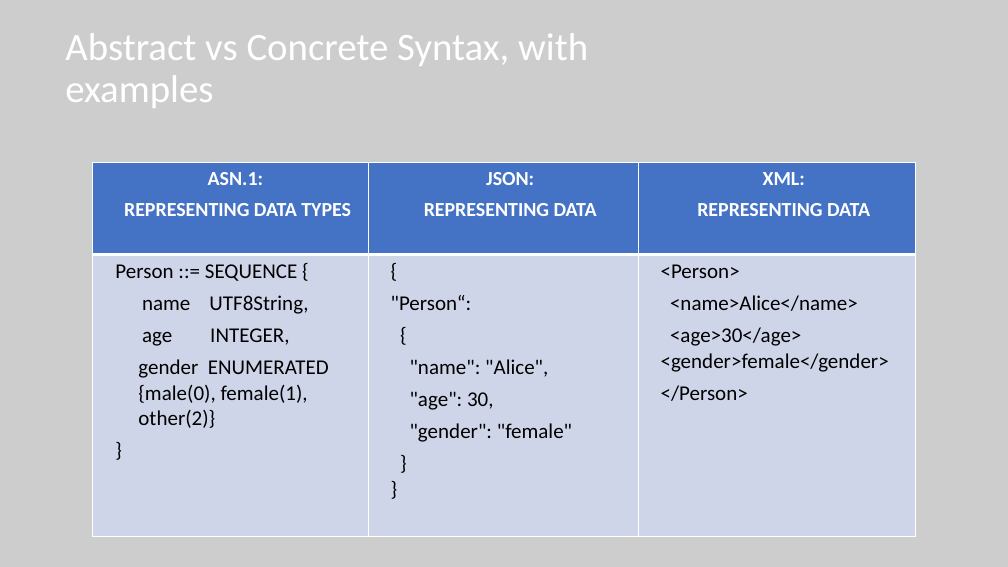
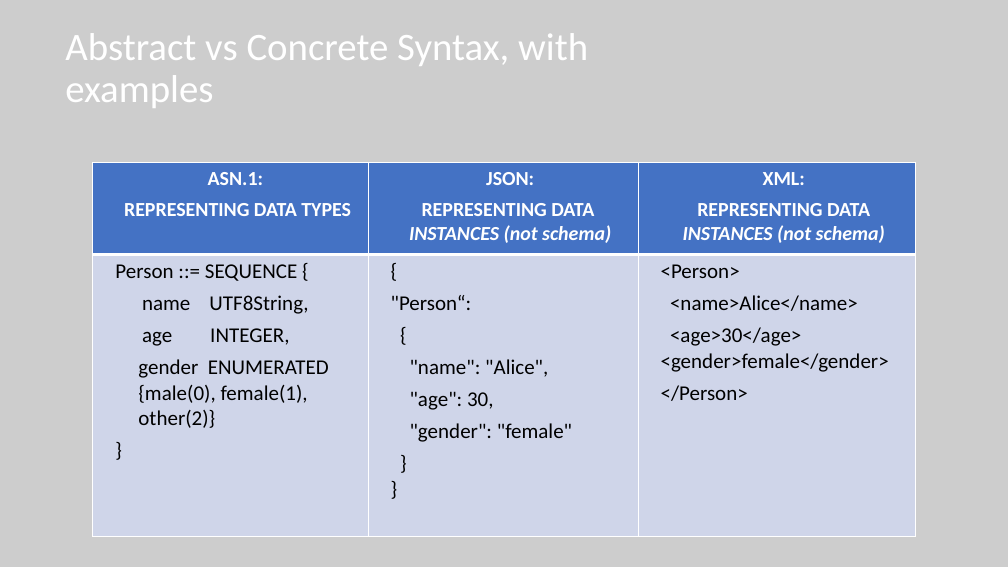
Before and after one commit to lukacassar/hw, a slide deck: slide 65 of CCE2414/1. Networking Foundations.pptx (slide 66 before the commit). Drawn at 1008x567 pixels with LibreOffice and Linux fonts; fonts in the diff are those of the drawing. Boxes give left, top, right and bottom in pixels: in the first picture for what was removed or moved away, otherwise in the second. Text is boxed around its words. In the diff, an @@ line names an element or a change of style, - is before the commit and + after.

```diff
--- a/CCE2414/1. Networking Foundations.pptx
+++ b/CCE2414/1. Networking Foundations.pptx
@@ table at <box>93,163,916,532</box> @@
-row 1, column 2: JSON: / REPRESENTING DATA
+row 1, column 2: JSON: / REPRESENTING DATA INSTANCES (not schema)
-row 1, column 3: XML: / REPRESENTING DATA
+row 1, column 3: XML: / REPRESENTING DATA INSTANCES (not schema)
```
Also in this commit, not shown: 10 other slides changed, 5 slides added.
